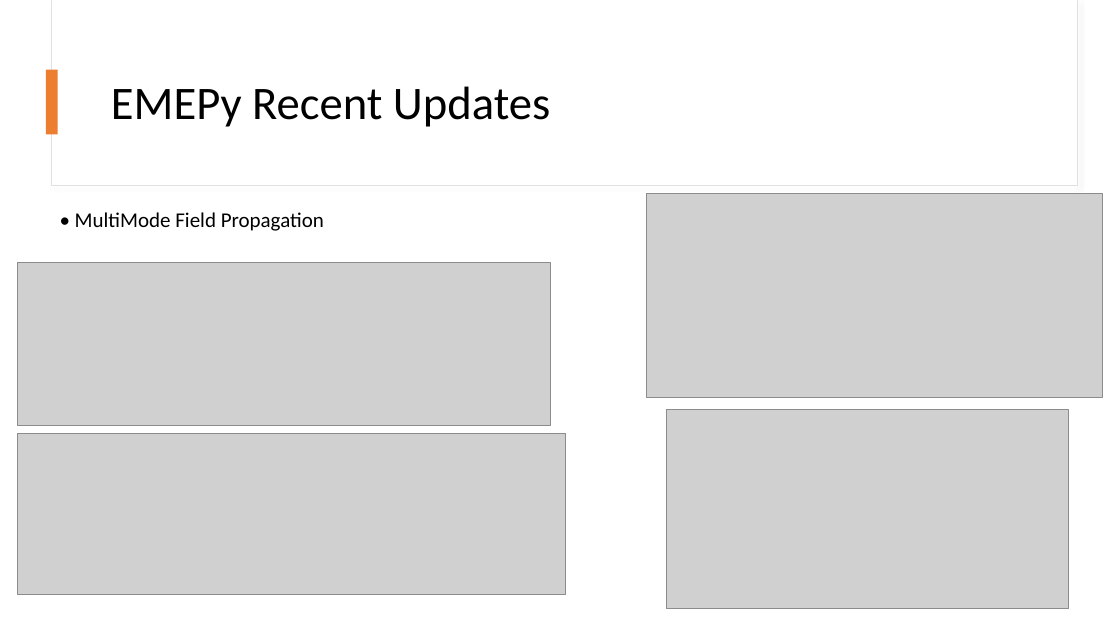
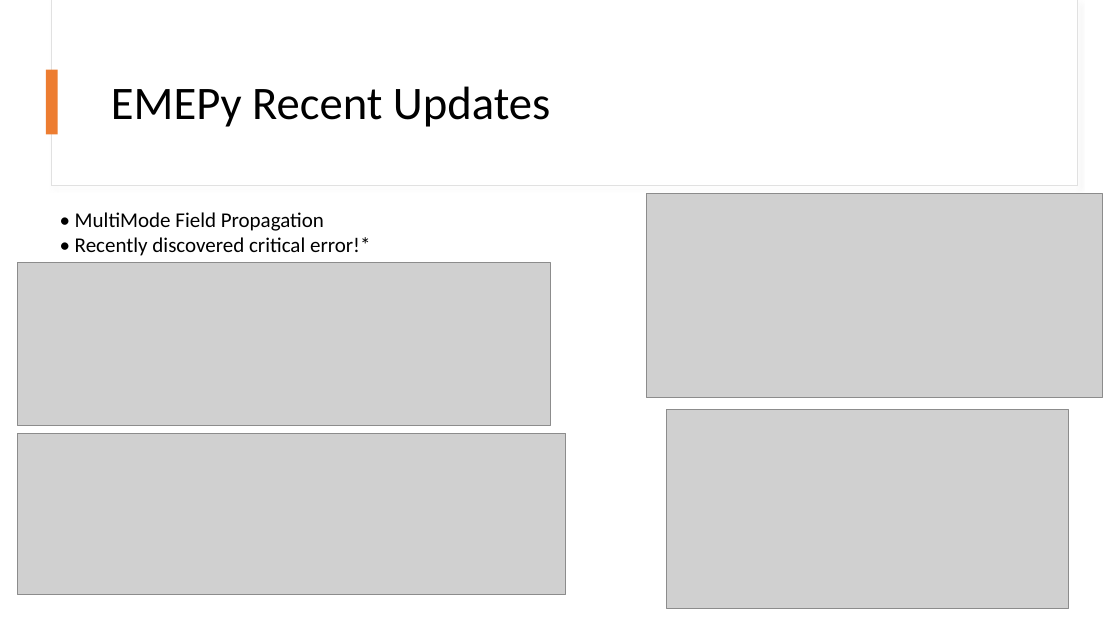
Before and after one commit to BYUCamachoLab/emepy, a slide deck: slide 6 of docs/presentations/Inverse Design Roadmap.pptx (slide 4 before the commit). Drawn at 1120x630 pixels with LibreOffice and Linux fonts; fonts in the diff are those of the drawing; grey boxes stand for pictures. Boxes give left, top, right and bottom in pixels: in the first picture for what was removed or moved away, otherwise in the second. Text is boxed around its words. In the diff, an @@ line names an element or a change of style, - is before the commit and + after.

```diff
--- a/docs/presentations/Inverse Design Roadmap.pptx
+++ b/docs/presentations/Inverse Design Roadmap.pptx
@@ text at bbox=[75, 237, 370, 256]: paragraph added @@
+• Recently discovered critical error!*
```
Also in this commit, not shown: 5 other slides changed, 6 slides added, 1 slide removed, 3 other files.
